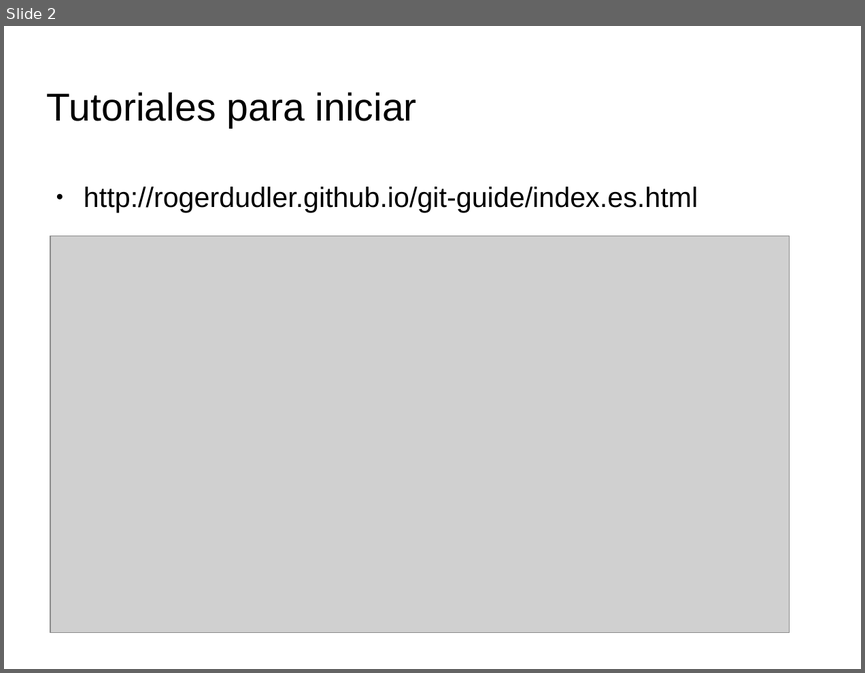
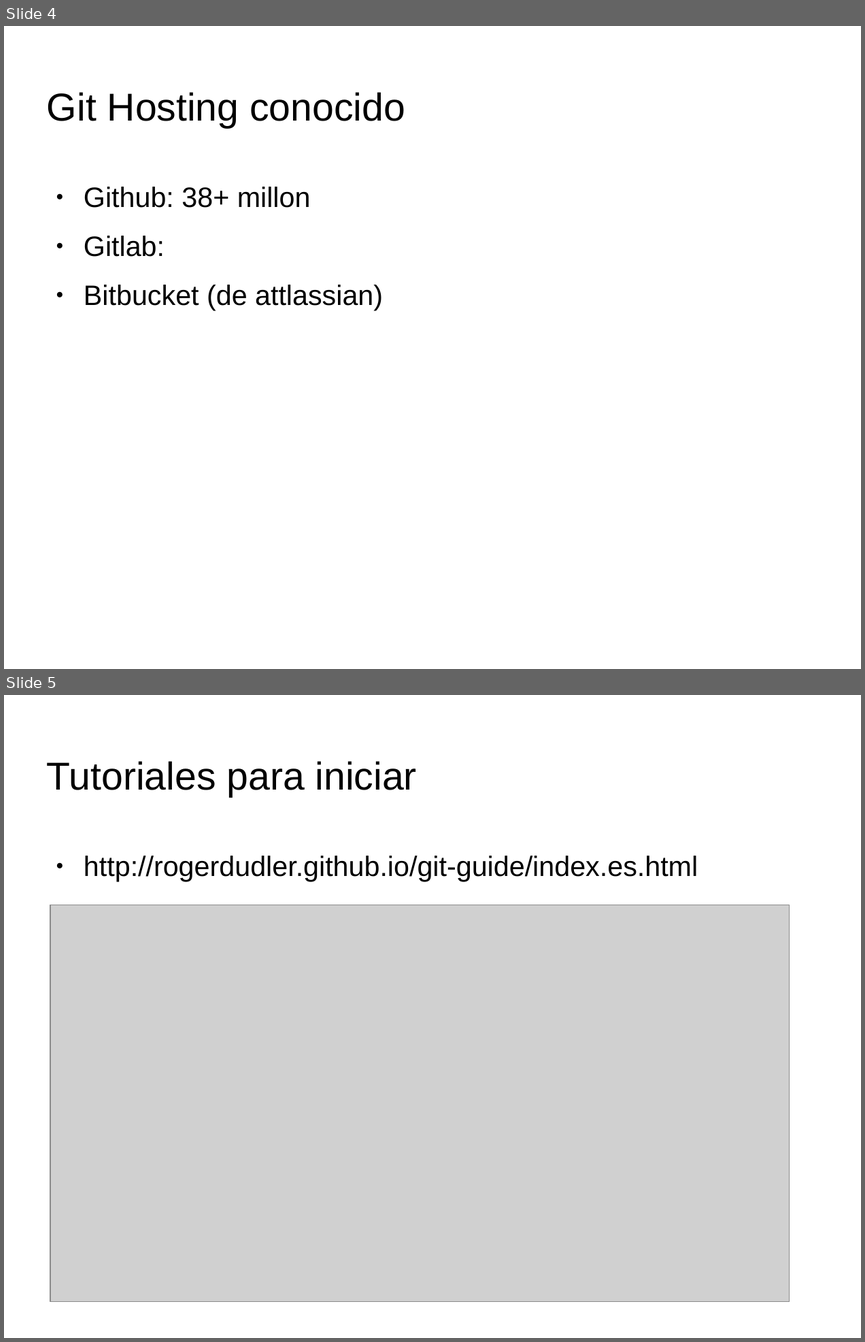
Before and after one commit to pablodav/linuxpay, a slide deck: presentacion_git.odp. Shown one above the other, each under a label of ours: slide 2 before the commit, slides 4 and 5 after it. The pictures are 865x673 and 865x1342 pixels, drawn with LibreOffice and Linux fonts; fonts in the diff are those of the drawing; grey boxes stand for pictures; background and template pictures are left out. Boxes give left, top, right and bottom in pixels: in the first picture for what was removed or moved away, otherwise in the second. Text is boxed around its words. In the diff, an @@ line names an element or a change of style, - is before the commit and + after.

```diff
--- a/presentacion_git.odp
+++ b/presentacion_git.odp
@@ slide 4 added at bbox=[4, 26, 861, 669], background picture (left out) @@
@@ title added at bbox=[47, 92, 405, 128], 36 pt, text #000000 @@
+Git Hosting conocido
@@ text added at bbox=[84, 186, 383, 310], 26 pt, text #000000 @@
+● Github: 38+ millon
+● Gitlab:
+● Bitbucket (de attlassian)
@@ what was slide 2 is now slide 5 @@
```
Also in this commit, not shown: 3 other slides added.
